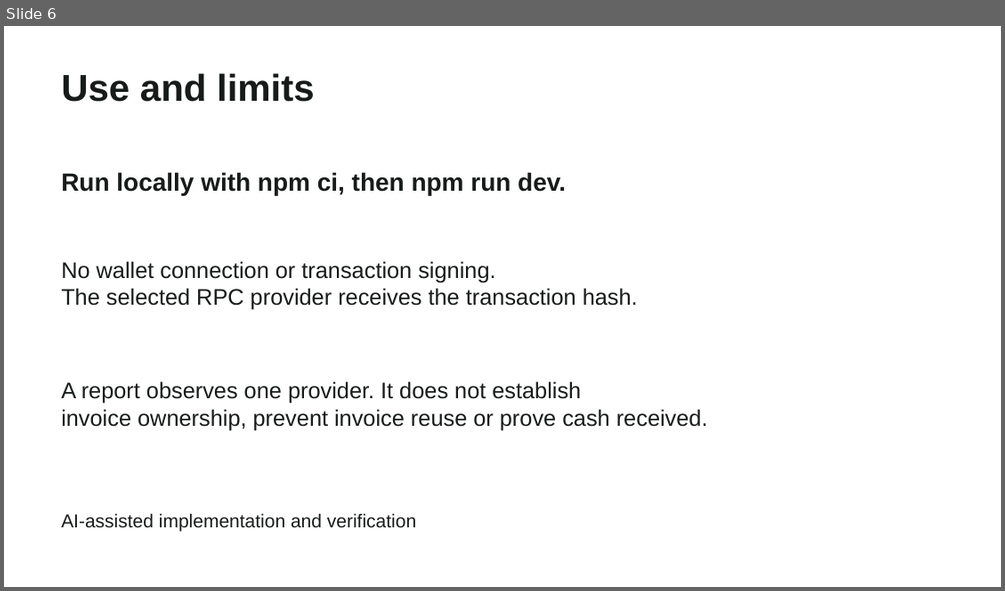
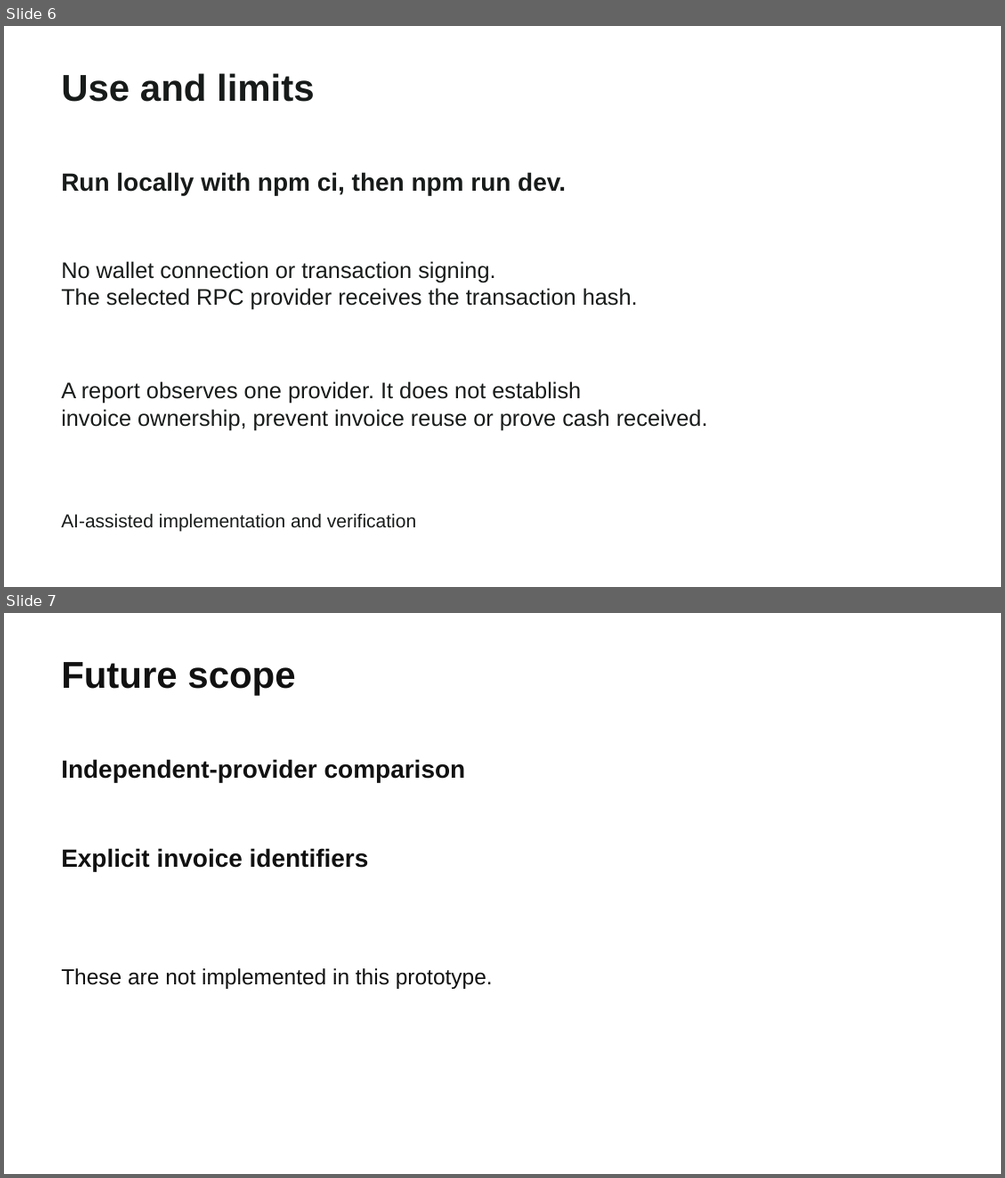
Before and after one commit to HyunsikParker/finalitydesk, a slide deck: deliverables/FinalityDesk-presentation.pptx. Shown one above the other, each under a label of ours: slide 6 before the commit, slides 6 and 7 after it. The pictures are 1005x591 and 1005x1178 pixels, drawn with LibreOffice and Linux fonts; fonts in the diff are those of the drawing. Boxes give left, top, right and bottom in pixels: in the first picture for what was removed or moved away, otherwise in the second. Text is boxed around its words. In the diff, an @@ line names an element or a change of style, - is before the commit and + after.

Commit message:
Add future scope to the presentation

```diff
--- a/deliverables/FinalityDesk-presentation.pptx
+++ b/deliverables/FinalityDesk-presentation.pptx
@@ slide 7 added at [4,613,1001,1174], background #FFFFFF @@
@@ text added at [61,662,295,696], 36 pt, text #111111, bold @@
+Future scope
@@ text added at [61,759,466,782], 24 pt, text #111111, bold @@
+Independent-provider comparison
@@ text added at [61,848,369,872], 24 pt, text #111111, bold @@
+Explicit invoice identifiers
@@ text added at [61,968,493,989], 21 pt, text #111111 @@
+These are not implemented in this prototype.
```
